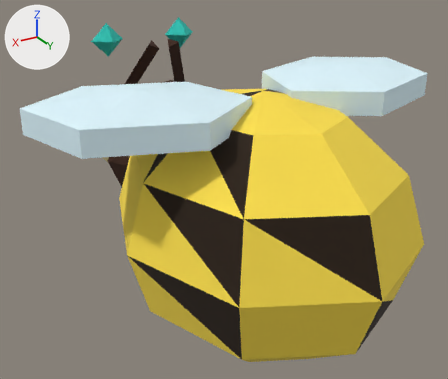
Two versions of the glTF model art/models/skin-bee-sunny.glb, one commit apart.
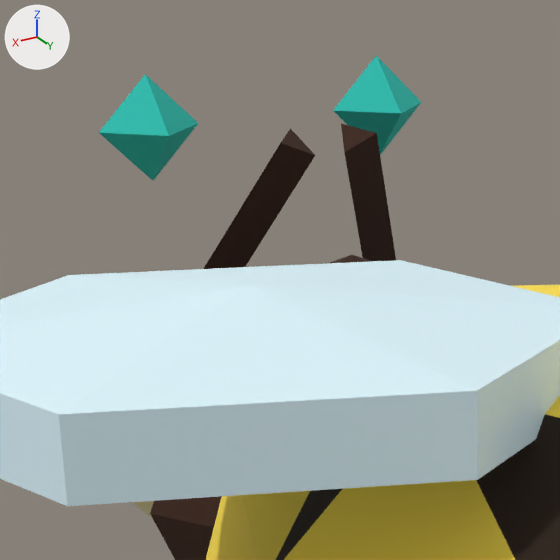
There are two pictures of each version: one whole from a 50 mm camera at (1.118, 1.738, 0.955) aimed at (0.025, -0.084, 0.044), one close up on the part from 13% to 53% of the width and 0% to 46% of the height. The axes (+X, +Y, +Z) are drawn at upper left. The lights are the same throughout. The last two pictures show the newer version. Where no turn or scale is listed for an object, it has been applied to the vertices. Vertices at exactly the same position are counted once.
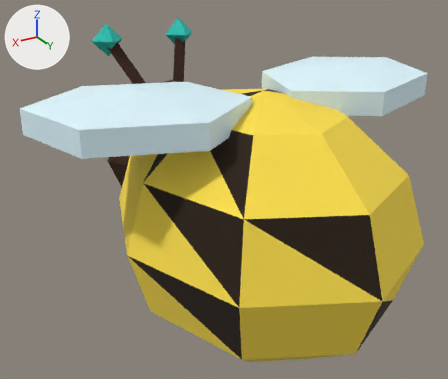
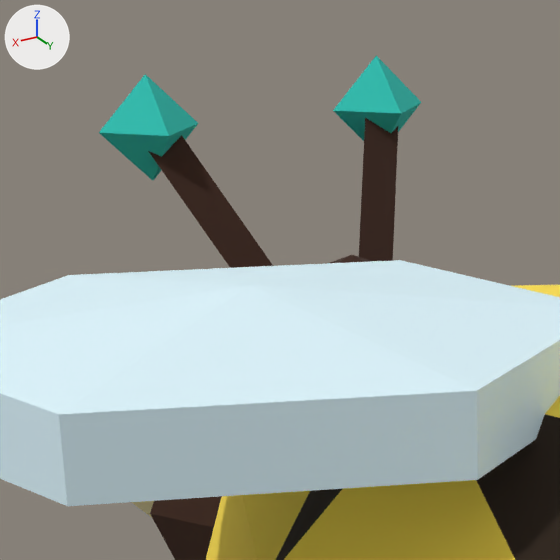
Where the change shows, as pixel boxes (x1, y1, x2, y2) in the close-ups (560 x 560 px; the box of a moved part takes in the faces that stretch with it):
```json
{"part": 1, "of": "me_mesh_0", "change": "moved or reshaped", "before": [341, 124, 396, 261], "after": [359, 118, 398, 261]}
{"part": 2, "of": "me_mesh_0", "change": "moved or reshaped", "before": [204, 128, 315, 269], "after": [149, 135, 273, 268]}
```

The change, as JSON lines over the scene's bpy script:
```json
{"block": "me_mesh_0", "where": "me_mesh_0.from_pydata(...)  # 138 vertices, 232 faces; spans x 0.0..1.45, y -1.59..0.0, z 0.0..1.03"}
{"block": "me_mesh_0", "where": "# used by ob_mesh_0; location = (-0.725, 0.72, -0.46)"}
{"block": "me_mesh_0", "change": "me_mesh_0 part 1: the loose piece of 8 vertices spanning x 0.54..0.7, y -1.53..-1.33, z 0.67..0.97 is multiplied about its middle by the matrix ((0.586, -0.199, -0.46), (-0.337, 0.367, -0.589), (0.371, 0.648, 0.192)), then moved by (-0.02, -0.02, 0.04)"}
{"block": "me_mesh_0", "change": "me_mesh_0 part 2: the loose piece of 8 vertices spanning x 0.75..0.91, y -1.53..-1.33, z 0.67..0.97 is multiplied about its middle by the matrix ((0.586, 0.199, 0.46), (0.337, 0.367, -0.588), (-0.371, 0.648, 0.192)), then moved by (0.02, -0.02, 0.04)"}
```
